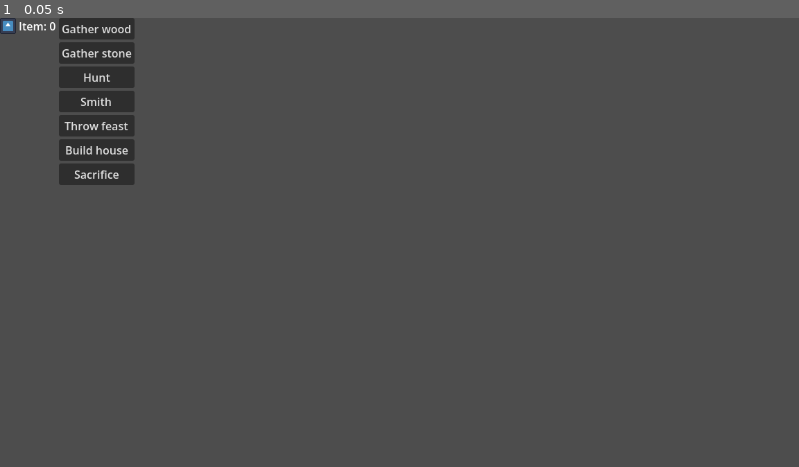
Above: before the commit, frame 1.
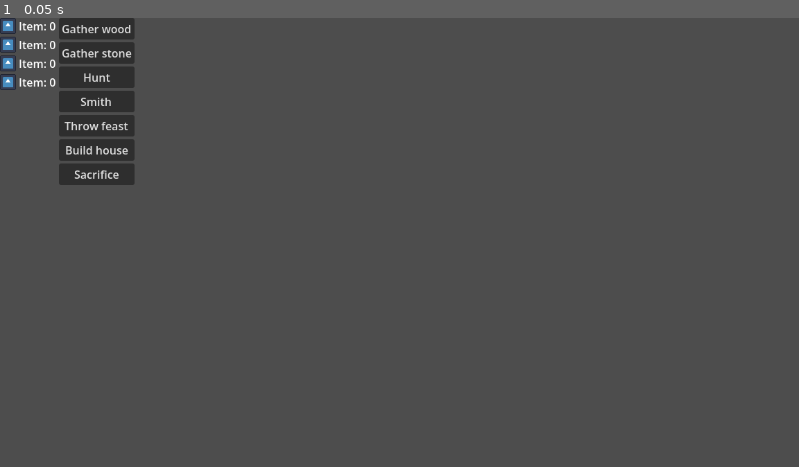
Above: after the commit, the same moment.

Repository: Gugubo/Inevitable
Game: Godot game, scene res://main.tscn
Two runs of this game, one before a commit and one after it. Both use one fixed random seed, a clock stepped at 60 frames per second and the inputs below. The engine's default icon, where the game draws it, is replaced by a stand-in: a white triangle on a blue panel in a dark square.
Inputs:
- Up to frame 1 (0.05 s): no input

The runs differ from the first frame. In frame 1, 0.3% of the frame differs, in the area x 0-8%, y 4-17%.

Commit message:
Add inventory labels

Diff:
--- a/main.tscn
+++ b/main.tscn
@@ -11,8 +11,20 @@
 [node name="Inventory" type="VBoxContainer" parent="HBoxContainer" unique_id=1661290803]
 layout_mode = 2
 
-[node name="InventoryItem" parent="HBoxContainer/Inventory" unique_id=319682496 instance=ExtResource("1_ig7tw")]
+[node name="Wood" parent="HBoxContainer/Inventory" unique_id=319682496 instance=ExtResource("1_ig7tw")]
 layout_mode = 2
+
+[node name="Stone" parent="HBoxContainer/Inventory" unique_id=575270068 instance=ExtResource("1_ig7tw")]
+layout_mode = 2
+item = 1
+
+[node name="Food" parent="HBoxContainer/Inventory" unique_id=333204539 instance=ExtResource("1_ig7tw")]
+layout_mode = 2
+item = 2
+
+[node name="Tools" parent="HBoxContainer/Inventory" unique_id=331343 instance=ExtResource("1_ig7tw")]
+layout_mode = 2
+item = 3
 
 [node name="Buttons" type="VBoxContainer" parent="HBoxContainer" unique_id=636371600]
 layout_mode = 2
